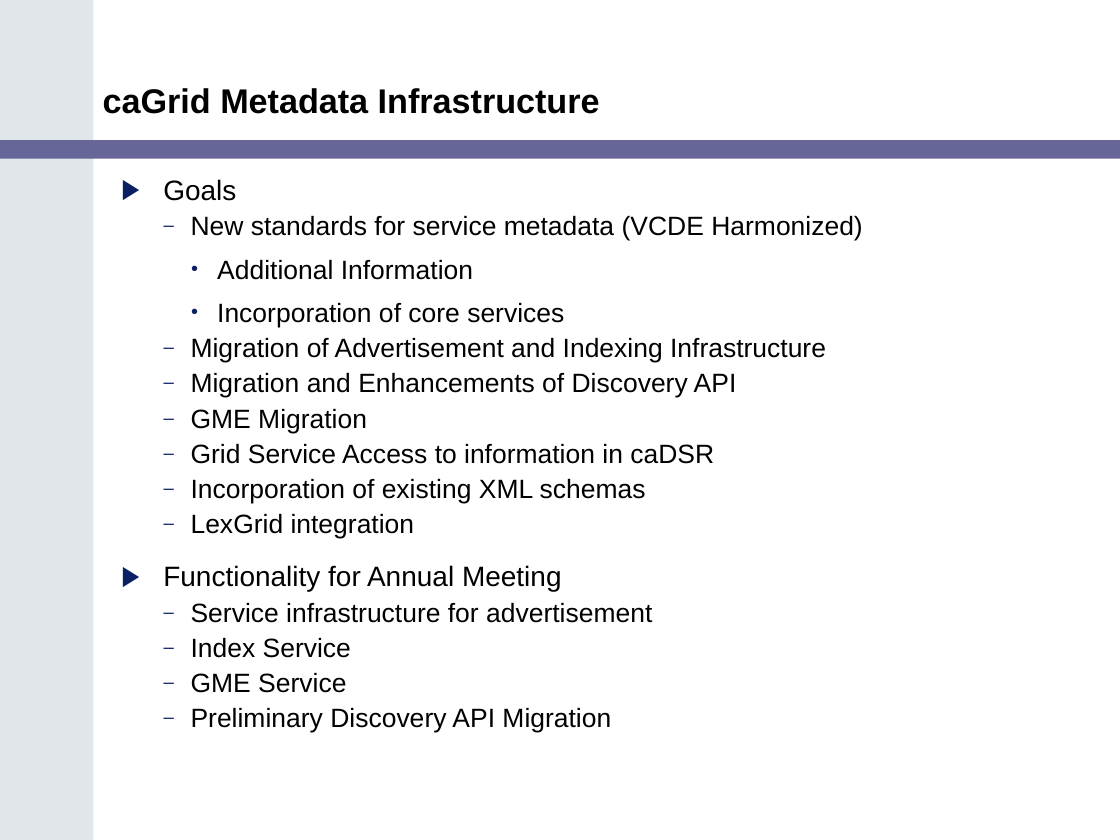
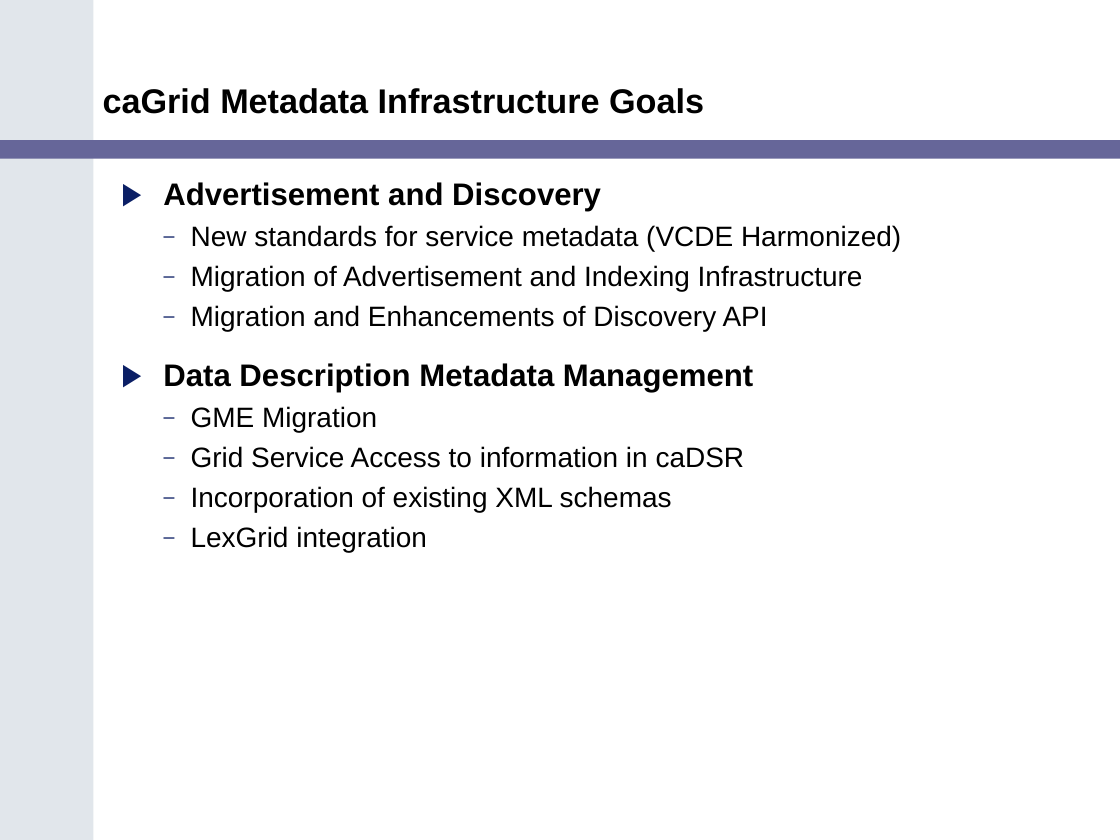
Before and after one commit to NCIP/cagrid-portal, a slide deck: slide 15 of cagrid-1-0/Documentation/presentations/200602_VCDE_ARCH/caGrid_Update_Arch_VCDE_Feb1.ppt. Drawn at 1120x840 pixels with LibreOffice and Linux fonts; fonts in the diff are those of the drawing; background and template pictures are left out. Boxes give left, top, right and bottom in pixels: in the first picture for what was removed or moved away, otherwise in the second. Text is boxed around its words. In the diff, an @@ line names an element or a change of style, - is before the commit and + after.

Commit message:
updates to metadata

```diff
--- a/cagrid-1-0/Documentation/presentations/200602_VCDE_ARCH/caGrid_Update_Arch_VCDE_Feb1.ppt
+++ b/cagrid-1-0/Documentation/presentations/200602_VCDE_ARCH/caGrid_Update_Arch_VCDE_Feb1.ppt
@@ title at bbox=[103, 88, 704, 114]: text changed @@
-caGrid Metadata Infrastructure
+caGrid Metadata Infrastructure Goals
@@ text at bbox=[163, 182, 601, 212]: text changed; size 18 to 20 pt; bold on @@
-▶ Goals
+▶ Advertisement and Discovery
@@ text at bbox=[191, 225, 901, 552]: size 17 to 18 pt in "New standards for service metadata (VCDE Harmonized)", "Migration of Advertisement and Indexing Infrastructure", "Migration and Enhancements of Discovery API", "GME Migration" and 3 more places; line spacing 0.85 to 0.95 @@
@@ text at bbox=[217, 259, 564, 328]: paragraphs removed @@
-    • Additional Information
-    • Incorporation of core services
@@ text at bbox=[163, 363, 753, 392]: paragraph added @@
+▶ Data Description Metadata Management
@@ text at bbox=[163, 565, 652, 733]: paragraphs removed @@
-▶ Functionality for Annual Meeting
-  – Service infrastructure for advertisement
-  – Index Service
-  – GME Service
-  – Preliminary Discovery API Migration
```
Also in this commit, not shown: 3 slides added.
